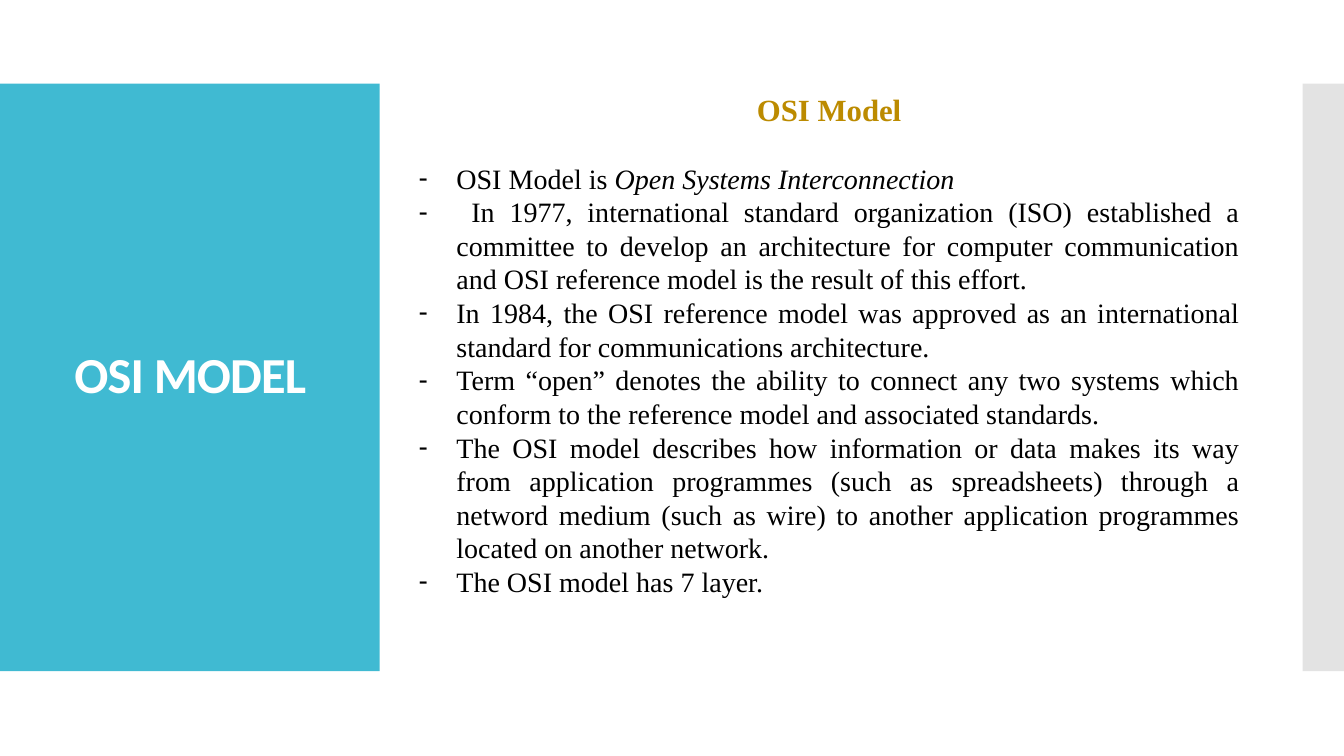
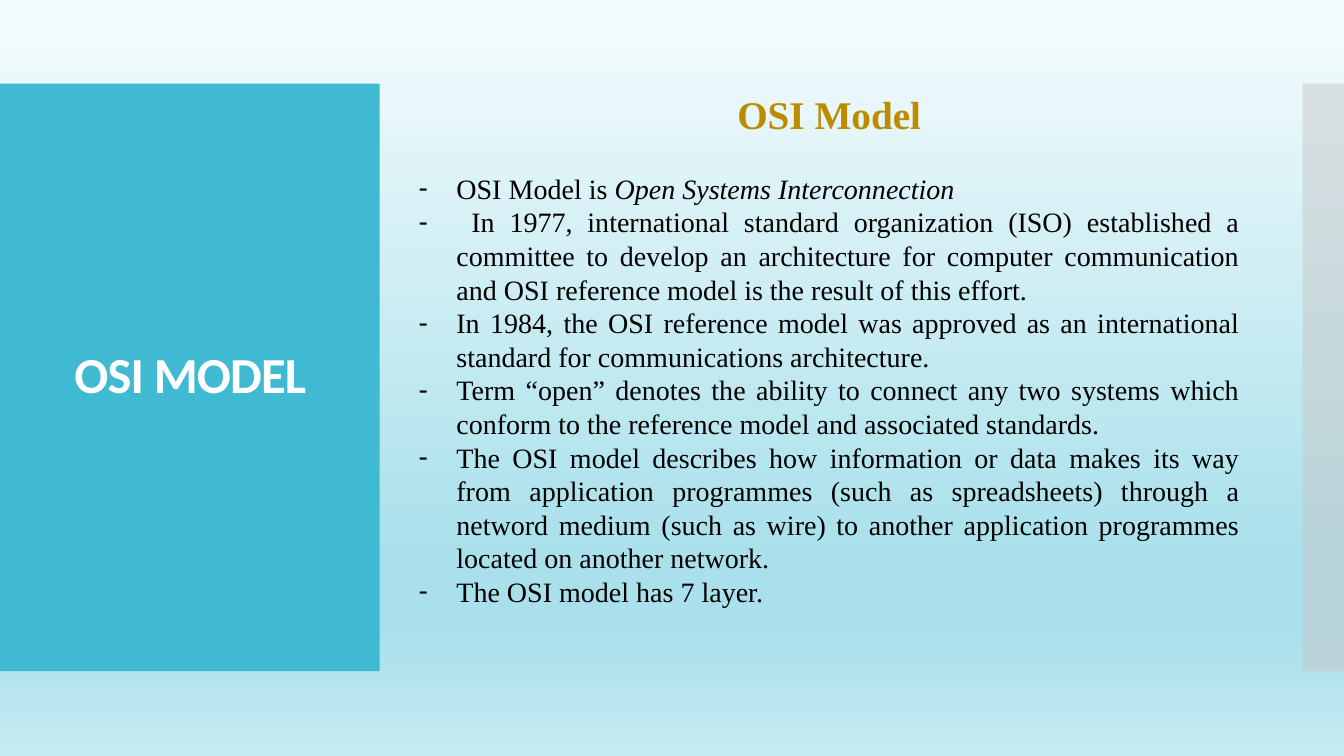
Before and after one commit to tiendatdk3493/video-javaScript, a slide deck: slide 2 of TCP-IP.pptx. Drawn at 1344x756 pixels with LibreOffice and Linux fonts; fonts in the diff are those of the drawing. Boxes give left, top, right and bottom in pixels: in the first picture for what was removed or moved away, otherwise in the second. Text is boxed around its words. In the diff, an @@ line names an element or a change of style, - is before the commit and + after.

```diff
--- a/TCP-IP.pptx
+++ b/TCP-IP.pptx
@@ background #FFFFFF to gradient #F5FCFD to #A9E0EB to #C6EAF1 @@
@@ text at bbox=[737, 101, 922, 130]: size 22 to 28 pt in "OSI Model" @@
```
Also in this commit, not shown: 20 other slides changed, 5 slides added, 1 slide removed, 1 other file.
